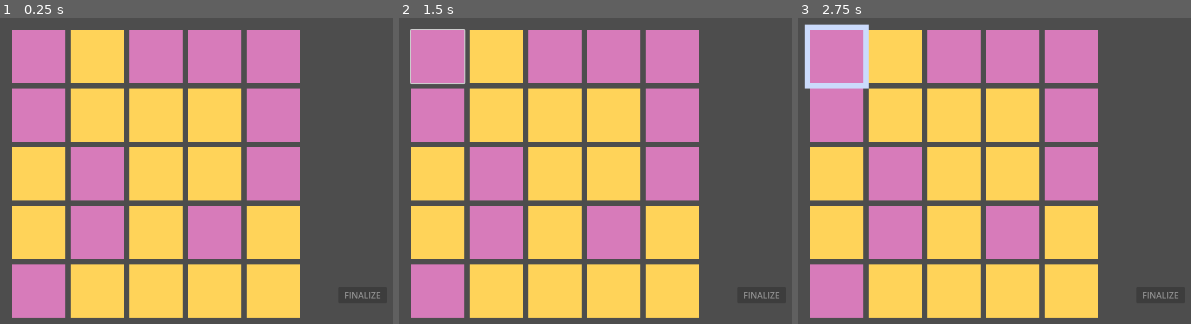
Above: before the commit, frames 1-3 (left to right).
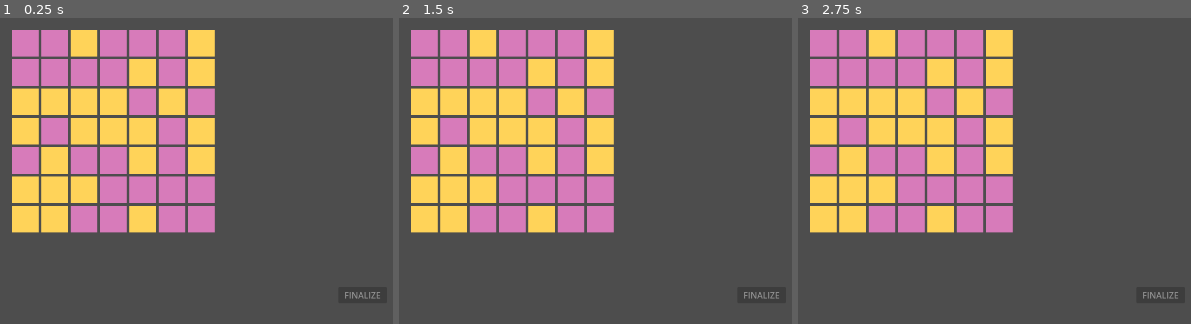
Above: after the commit, the same moments.

Repository: Annikatt/Annikatt
Game: Godot game, scene res://main_level.tscn
Two runs of this game, one before a commit and one after it. Both use one fixed random seed, a clock stepped at 60 frames per second and the inputs below.
Inputs (mouse positions are in pixels of both pictures, inside the frame that each line leads up to):
- Up to frame 1 (0.25 s): no input
- Up to frame 2 (1.5 s): click (438, 57) at 0.52 s; click (438, 57) at 1.27 s
- Up to frame 3 (2.75 s): click (837, 57) at 2.02 s

The runs differ from the first frame. In frame 1, 47% of the frame differs, in the area x 3-77%, y 3-99%; in frame 2, 47%; in frame 3, 48%, in the area x 1-77%, y 1-99%.

Commit message:
Add files via upload

Diff:
--- a/GerrymanderingV1/main_level.gd
+++ b/GerrymanderingV1/main_level.gd
@@ -85,8 +85,8 @@
 
 # Called when the node enters the scene tree for the first time.
 func _ready():
-	generate_grid(5,5,300,300,0,0)
-	generate_districts(5)
+	generate_grid(7,7,0.5,300,300,0,0)
+	generate_districts(7)
 	finalize_button.pressed.connect(_finalize.bind())
 
 func _finalize():
@@ -95,7 +95,7 @@
 # Creates a rectangle of precincts with width and height
 # x and y are global positions
 # rx and ry are the precincts' relative positions
-func generate_grid(width,height,start_x,start_y,start_rx,start_ry):
+func generate_grid(width,height,tile_scale,start_x,start_y,start_rx,start_ry):
 	var x = start_x
 	var y = start_y
 	var rx = start_rx
@@ -107,11 +107,13 @@
 			tile_to_add.set_xy(x,y)
 			tile_to_add.set_rxy(rx,ry)
 			tile_to_add.position = Vector2(x, y)
-			y += 110
+			tile_to_add.scale = Vector2(tile_scale,tile_scale)
+			tile_to_add.set_tile_scale(tile_scale)
+			y += 110 * tile_scale
 			ry += 1
 		y = start_y
 		ry = start_ry
-		x += 110
+		x += 110 * tile_scale
 		rx += 1
 	for t in grid.get_children():
 		t.click.connect(_tile_clicked.bind(t))
@@ -143,29 +145,35 @@
 
 # Adds outlines to a tile on sides for which true is passed
 func _outline_tile(t,top=true,left=true,right=true,bot=true):
+	var v_scale = t.get_scale()
+	var t_scale = t.get_tile_scale()
 	if top:
 		var new_outline = outline.instantiate()
+		new_outline.scale = v_scale
 		outlines.add_child(new_outline)
 		new_outline.set_direction('horiz')
-		new_outline.position = Vector2(t.get_x() - 10, t.get_y())
+		new_outline.position = Vector2(t.get_x() - 10*t_scale, t.get_y())
 		new_outline.set_tile_relatives(t.get_rx(),t.get_ry(),'top')
 	if left:
 		var new_outline = outline.instantiate()
+		new_outline.scale = v_scale
 		outlines.add_child(new_outline)
 		new_outline.set_direction('vert')
-		new_outline.position = Vector2(t.get_x() - 10, t.get_y() - 10)
+		new_outline.position = Vector2(t.get_x() - 10*t_scale, t.get_y() - 10*t_scale)
 		new_outline.set_tile_relatives(t.get_rx(),t.get_ry(),'left')
 	if right:
 		var new_outline = outline.instantiate()
+		new_outline.scale = v_scale
 		outlines.add_child(new_outline)
 		new_outline.set_direction('vert')
-		new_outline.position = Vector2(t.get_x() + 100, t.get_y() - 10)
+		new_outline.position = Vector2(t.get_x() + 100*t_scale, t.get_y() - 10*t_scale)
 		new_outline.set_tile_relatives(t.get_rx(),t.get_ry(),'right')
 	if bot:
 		var new_outline = outline.instantiate()
+		new_outline.scale = v_scale
 		outlines.add_child(new_outline)
 		new_outline.set_direction('horiz')
-		new_outline.position = Vector2(t.get_x() - 10, t.get_y() + 110)
+		new_outline.position = Vector2(t.get_x() - 10*t_scale, t.get_y() + 110*t_scale)
 		new_outline.set_tile_relatives(t.get_rx(),t.get_ry(),'bot')
 
 # Removes outlines from a tile on sides for which true is passed
@@ -234,7 +242,7 @@
 				districts_used[current_selection.get_num()] = true
 				current_selection.add_tile(t)
 				t.set_in_dist(true)
-				_outline_tile(t)
+				_outline_tile(t,0.5)
 	else:
 		if tile_in_district(t,current_selection):
 			current_selection.remove_tile(t)
@@ -258,5 +266,5 @@
 				districts_used[current_selection.get_num()] = true
 				current_selection.add_tile(t)
 				t.set_in_dist(true)
-				_outline_tile(t)
-	_check_all(5,5)
+				_outline_tile(t,0.5)
+	_check_all(7,7)
--- a/GerrymanderingV1/precinct.gd
+++ b/GerrymanderingV1/precinct.gd
@@ -7,6 +7,7 @@
 var ry = null
 var party = null
 var in_dist = false
+var tile_scale = 1
 
 # Currently randomly assigns 0 (pink) or 1 (yellow), with equal odds
 func _ready():
@@ -55,3 +56,9 @@
 
 func delete():
 	queue_free()
+
+func set_tile_scale(s):
+	tile_scale = s
+
+func get_tile_scale():
+	return tile_scale
Not shown, added: GerrymanderingV1/mai431A.tmp
